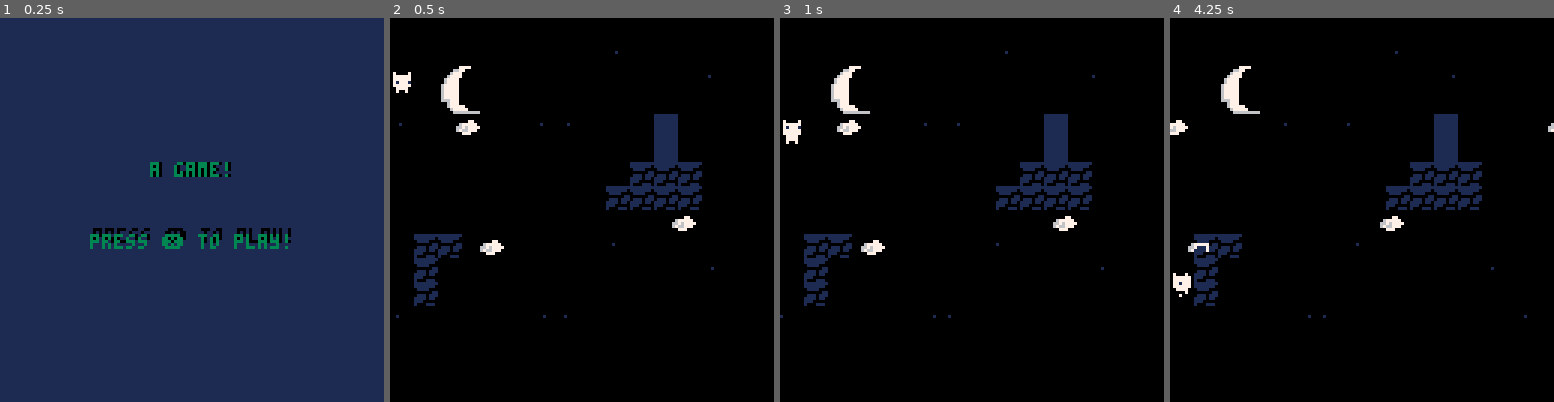
Above: before the commit, frames 1-4 (left to right).
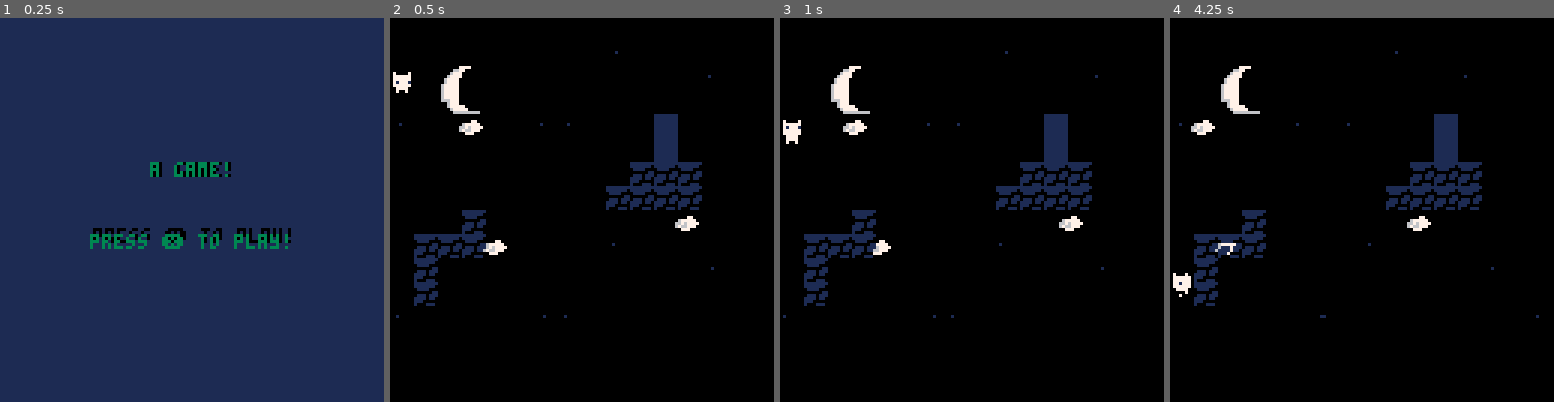
Above: after the commit, the same moments.

Repository: aadhyap/GBJam14
Game: PICO-8 cartridge platformer-game.p8
Same seed, same stepped clock (60 frames per second), same inputs: the game is played once before the commit and once after it.
Inputs:
- Up to frame 1 (0.25 s): no input
- Up to frame 2 (0.5 s): tap X (X key) at 0.33 s
- Up to frame 3 (1 s): tap O (Z key) at 0.7 s
- Up to frame 4 (4.25 s): tap X (X key) at 1.07, 1.85, 2.97, 4.08 s; hold Right 1.6-2.1 s; tap O (Z key) every 0.4 s from 1.7 to 4.1 s; hold Up 2.15-2.42 s; hold Right 2.47-3.03 s; hold Left 3.08-3.58 s; hold Right from 4.02 s (still down)

Frame 1 is identical in both runs. In frame 2, 0.8% of the frame differs, in the area x 17-81%, y 26-63%; in frame 3, 1.0%; in frame 4, 1.3%, in the area x 0-100%, y 14-79%.

Commit message:
Bug fix: still in impact frame
made gravity less

Diff:
--- a/platformer-game.p8
+++ b/platformer-game.p8
@@ -153,7 +152,7 @@
 		flipped = false,
 	}
 	frame=1
-	gravity = 1.3
+	gravity = 1.5
 	black = true
 end
 
@@ -420,7 +418,8 @@
 end
 
 function update_map(m)
- m.x-=m.l/9 --move map to left
+ m.x-=sin(-m.l/90)  --move map to left
+
  --if map off edge of screen
  if m.x<-128 then
   if m.l==1 then
@@ -550,8 +549,8 @@
 0000000000000000000000420000000000000000000000000000000000000000000000000000000000000000000000000000000000000000000000000000000000000000000000000000000000000000000000000000000000000000000000000000000000000000000000000000000000000000000000000000000000000000
 0000000000000000000041414100000000000000000000000000000000000000000000000000000000000000000000000000000000000000000000000000000000000000000000000000000000000000000000000000000000000000000000000000000000000000000000000000000000000000000000000000000000000000
 0000000000000000004141414100000000000000000000000000000000000000000000000000000000000000000000000000000000000000000000000000000000000000000000000000000000000000000000000000000000000000000000000000000000000000000000000000000000000000000000000000000000000000
-0000000000515151000000000000000000000000000000000000000000000000000000000000000000000000000000000000000000000000000000000000000000000000000000000000000000000000000000000000000000000000000000000000000000000000000000000000000000000000000000000000000000000000
-0041410000000000000000000000000000414141410000000041414141000000000000000000000000000000000000000000000000000000000000000000000000000000000000000000000000000000000000000000000000000000000000000000000000000000000000000000000000000000000000000000000000000000
+0000004100515151000000000000000000000000000000000000000000000000000000000000000000000000000000000000000000000000000000000000000000000000000000000000000000000000000000000000000000000000000000000000000000000000000000000000000000000000000000000000000000000000
+0041414100000000000000000000000000414141410000000041414141000000000000000000000000000000000000000000000000000000000000000000000000000000000000000000000000000000000000000000000000000000000000000000000000000000000000000000000000000000000000000000000000000000
 0041000000000000000000000000000000000000000000000000000000000000000000000000000000000000000000000000000000000000000000000000000000000000000000000000000000000000000000000000000000000000000000000000000000000000000000000000000000000000000000000000000000000000
 0041000000000000000000000000000000000000000000000000000000000000000000000000000000000000000000000000000000000000000000000000000000000000000000000000000000000000000000000000000000000000000000000000000000000000000000000000000000000000000000000000000000000000
 0000000000000000000000000000000000000000000000510000000000000000000000000000000000000000000000000000000000000000000000000000000000000000000000000000000000000000000000000000000000000000000000000000000000000000000000000000000000000000000000000000000000000000
